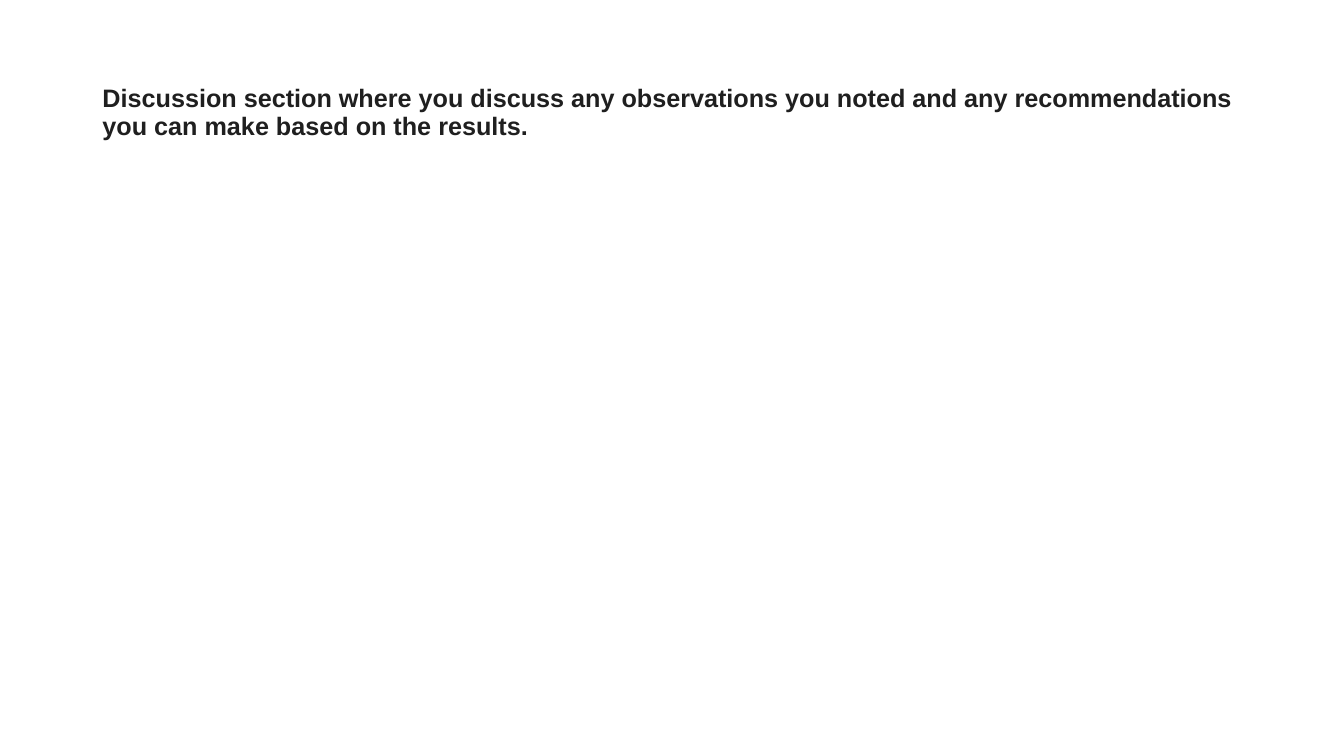
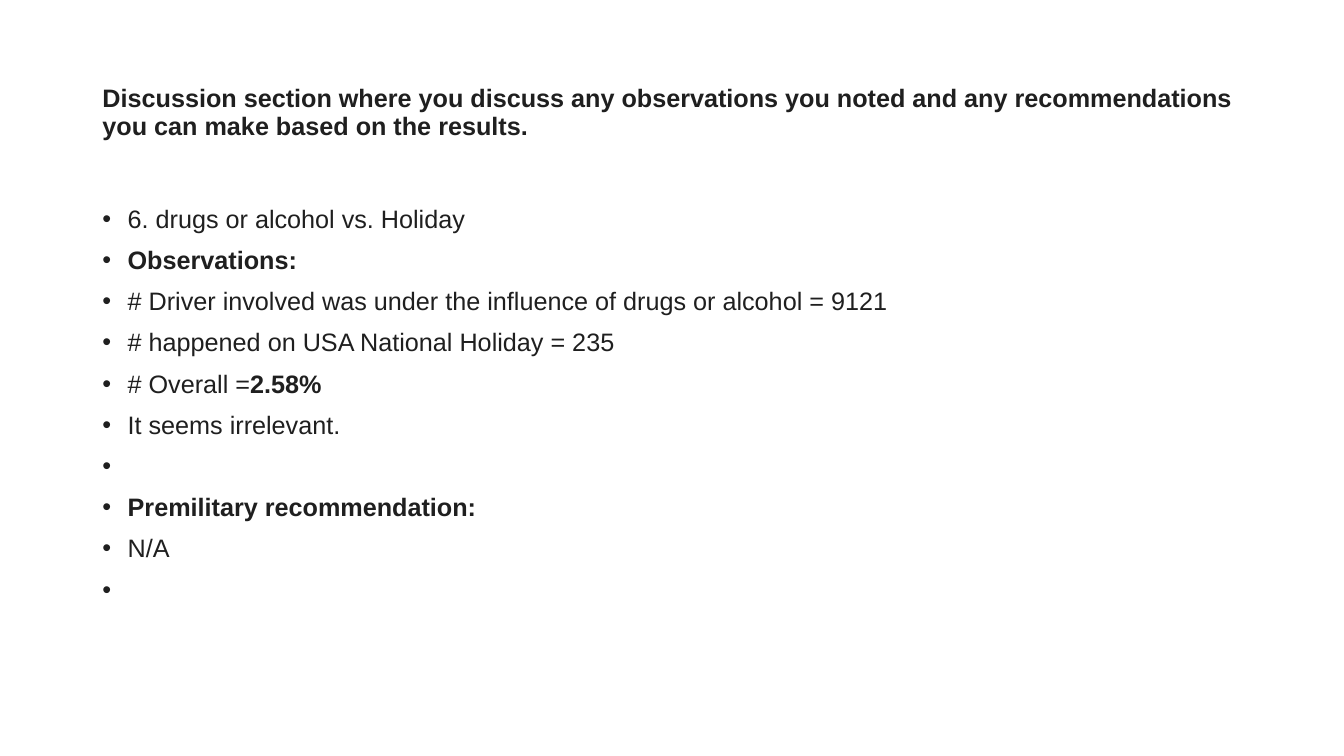
Before and after one commit to on99689nnnnn/Coursera_Capstone, a slide deck: slide 39 of Presentation - Coursera_Capstone.pptx (slide 6 before the commit). Drawn at 1344x756 pixels with LibreOffice and Linux fonts; fonts in the diff are those of the drawing. Boxes give left, top, right and bottom in pixels: in the first picture for what was removed or moved away, otherwise in the second. Text is boxed around its words. In the diff, an @@ line names an element or a change of style, - is before the commit and + after.

```diff
--- a/Presentation - Coursera_Capstone.pptx
+++ b/Presentation - Coursera_Capstone.pptx
@@ text added at (x1=128, y1=209, x2=887, y2=558), 18 pt, text #1F1F1F @@
+• 6. drugs or alcohol vs. Holiday
+• Observations:
+• # Driver involved was under the influence of drugs or alcohol = 9121
+• # happened on USA National Holiday = 235
+• # Overall =2.58%
+• It seems irrelevant.
+• Premilitary recommendation:
+• N/A
```
Also in this commit, not shown: 6 other slides changed, 34 slides added, 6 other files.
